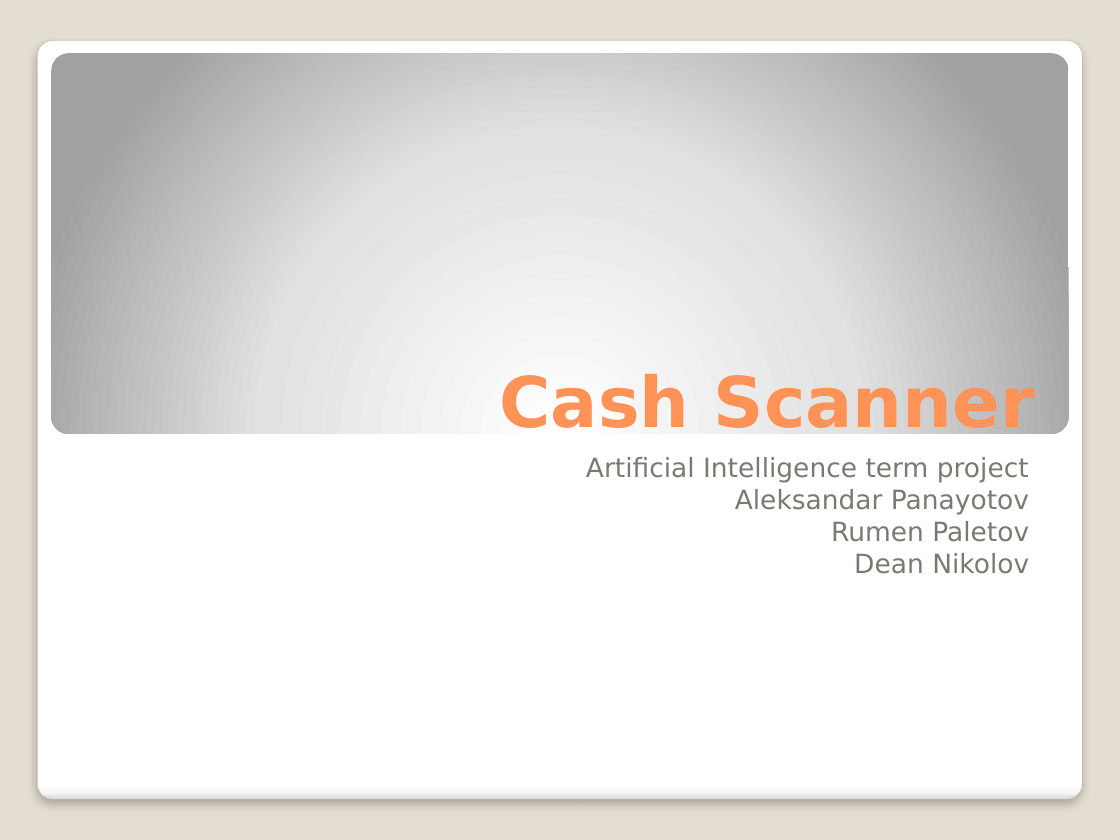
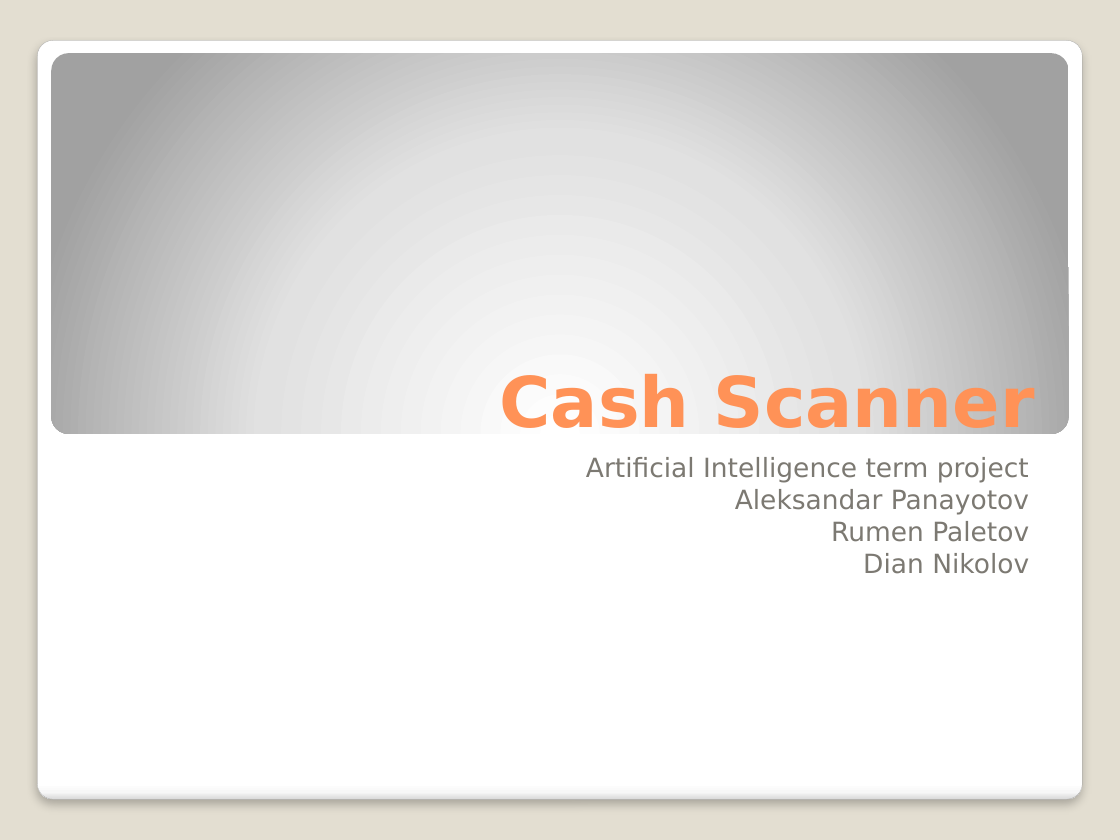
Before and after one commit to naskovai/cash-scanner, a slide deck: slide 1 of docs/Cash Scanner.pptx. Drawn at 1120x840 pixels with LibreOffice and Linux fonts; fonts in the diff are those of the drawing. Boxes give left, top, right and bottom in pixels: in the first picture for what was removed or moved away, otherwise in the second. Text is boxed around its words. In the diff, an @@ line names an element or a change of style, - is before the commit and + after.

Commit message:
Edit the ppt

```diff
--- a/docs/Cash Scanner.pptx
+++ b/docs/Cash Scanner.pptx
@@ subtitle at bbox=[586, 457, 1029, 574]: text changed @@
-Artificial Intelligence term project
-Aleksandar Panayotov
-Rumen Paletov
-Dean Nikolov
+Artificial Intelligence term project
+Aleksandar Panayotov
+Rumen Paletov
+Dian Nikolov
```
Also in this commit, not shown: 3 other slides changed, 2 slides added, 2 slides removed.
